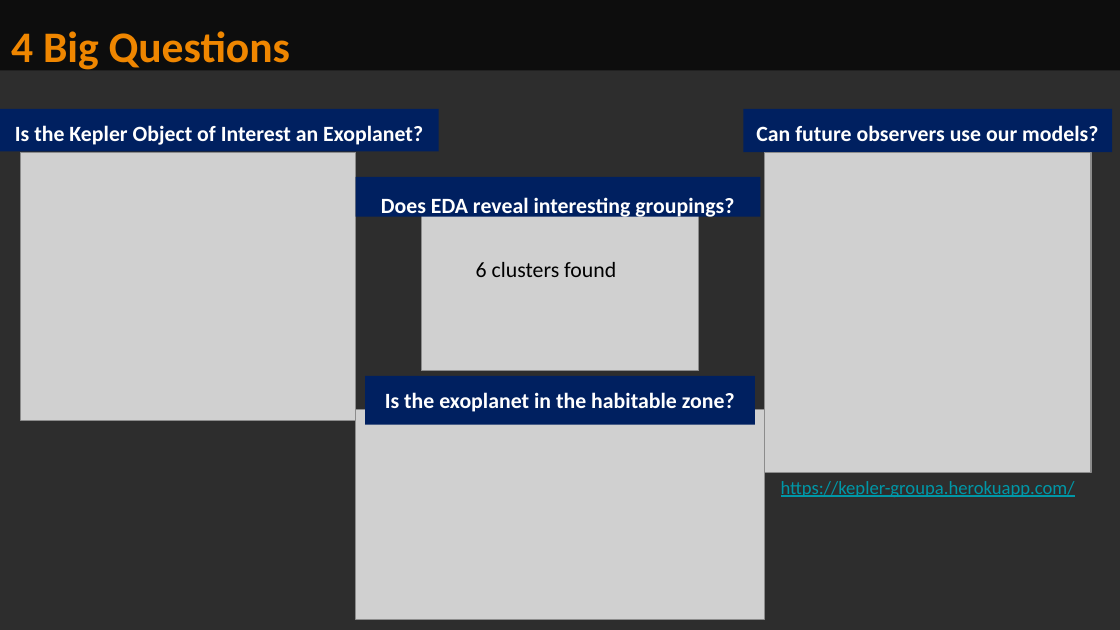
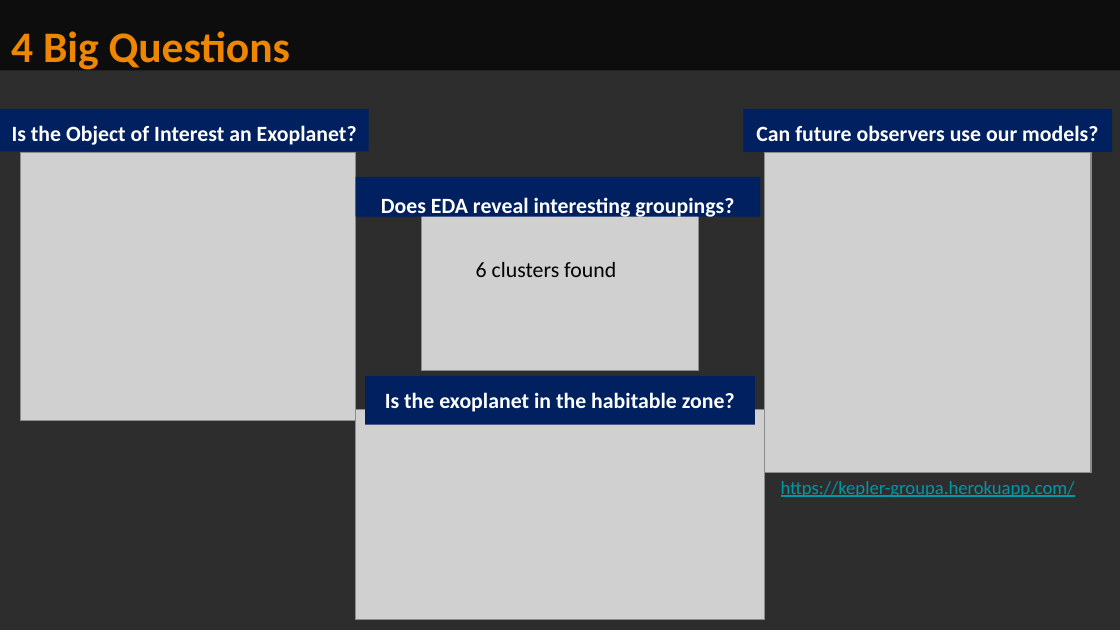
Before and after one commit to Rander417/KeplerExoplanet, a slide deck: slide 3 of Kepler_Analysis_Presentation.pptx. Drawn at 1120x630 pixels with LibreOffice and Linux fonts; fonts in the diff are those of the drawing; grey boxes stand for pictures. Boxes give left, top, right and bottom in pixels: in the first picture for what was removed or moved away, otherwise in the second. Text is boxed around its words. In the diff, an @@ line names an element or a change of style, - is before the commit and + after.

```diff
--- a/Kepler_Analysis_Presentation.pptx
+++ b/Kepler_Analysis_Presentation.pptx
@@ rectangle "Is the Object of Interest ...": place and size @@
-rectangle "Is the Object of Interest ..." at (0, 109, 439, 151)
+rectangle "Is the Object of Interest ..." at (0, 109, 368, 151)
@@ text in rectangle at (12, 125, 357, 145): text changed @@
-Is the Kepler Object of Interest an Exoplanet?
+Is the Object of Interest an Exoplanet?
```
Also in this commit, not shown: 3 other slides changed, 2 other files.
